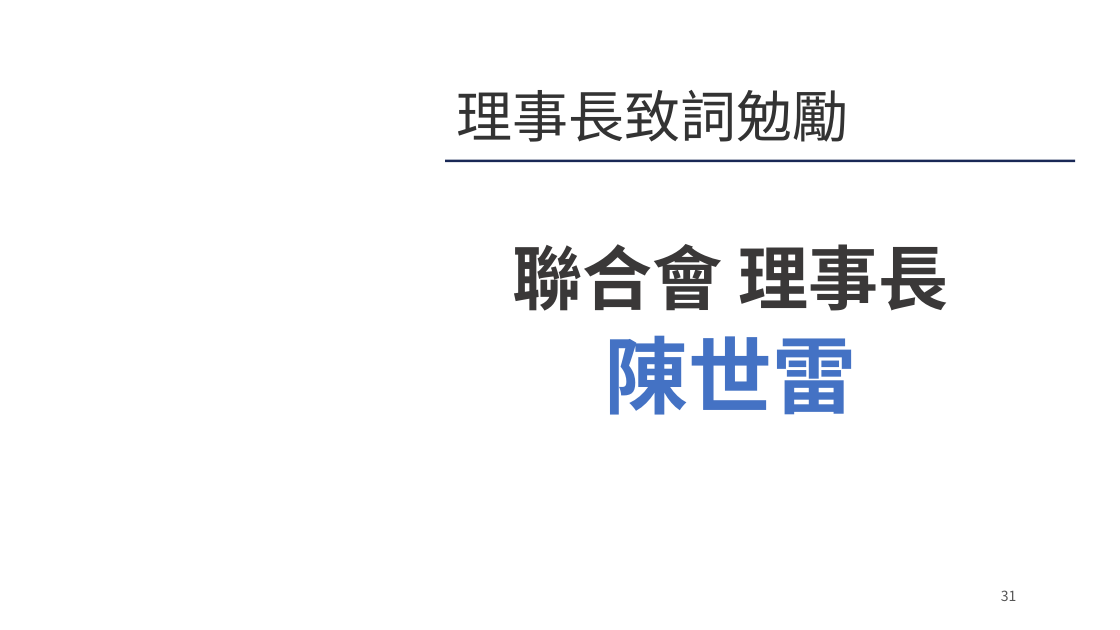
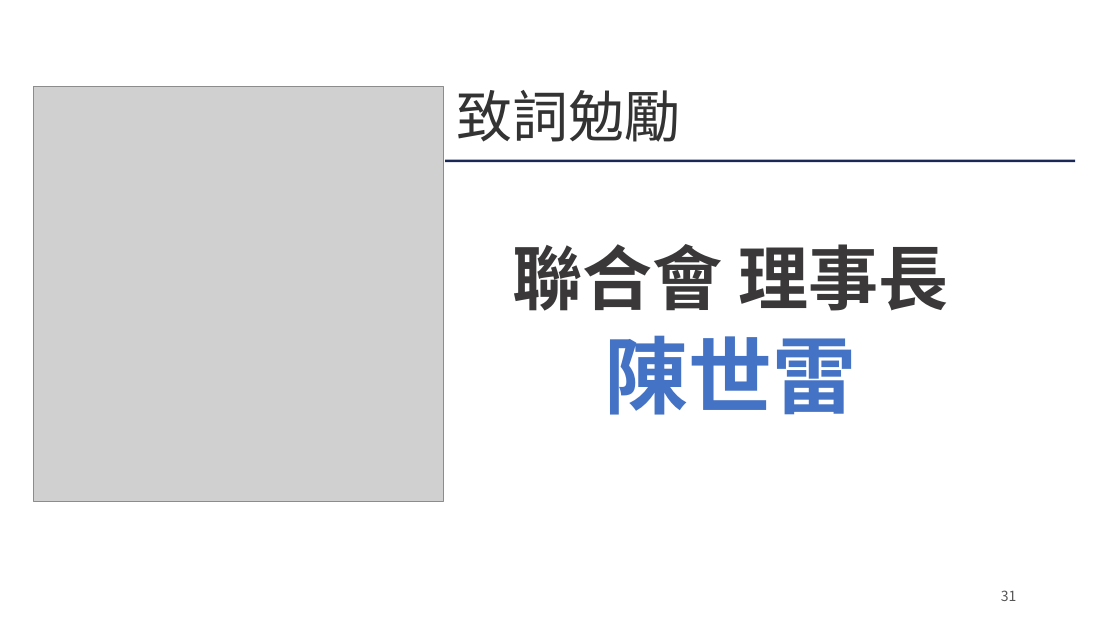
Before and after one commit to Ericliang680928/IAA, a slide deck: slide 31 of 20261204/agm/IAA會員大會簡報_20261204.pptx. Drawn at 1120x630 pixels with LibreOffice and Linux fonts; fonts in the diff are those of the drawing; grey boxes stand for pictures; background and template pictures are left out. Boxes give left, top, right and bottom in pixels: in the first picture for what was removed or moved away, otherwise in the second. Text is boxed around its words. In the diff, an @@ line names an element or a change of style, - is before the commit and + after.

```diff
--- a/20261204/agm/IAA會員大會簡報_20261204.pptx
+++ b/20261204/agm/IAA會員大會簡報_20261204.pptx
@@ picture added at <box>34,87,444,502</box> @@
@@ text at <box>457,90,681,142</box>: text changed @@
-理事長致詞勉勵
+致詞勉勵
```
Also in this commit, not shown: 4 other slides changed, 3 other files.
